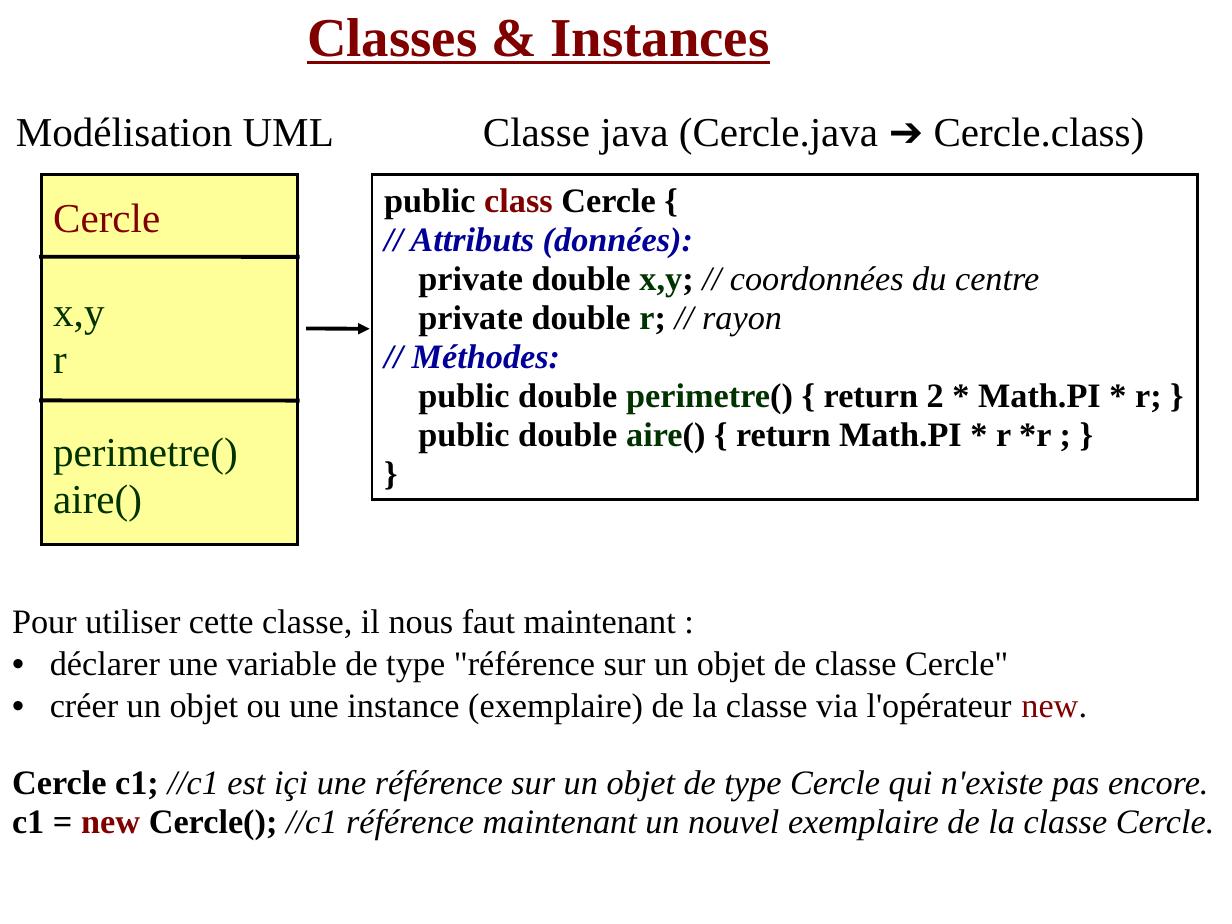
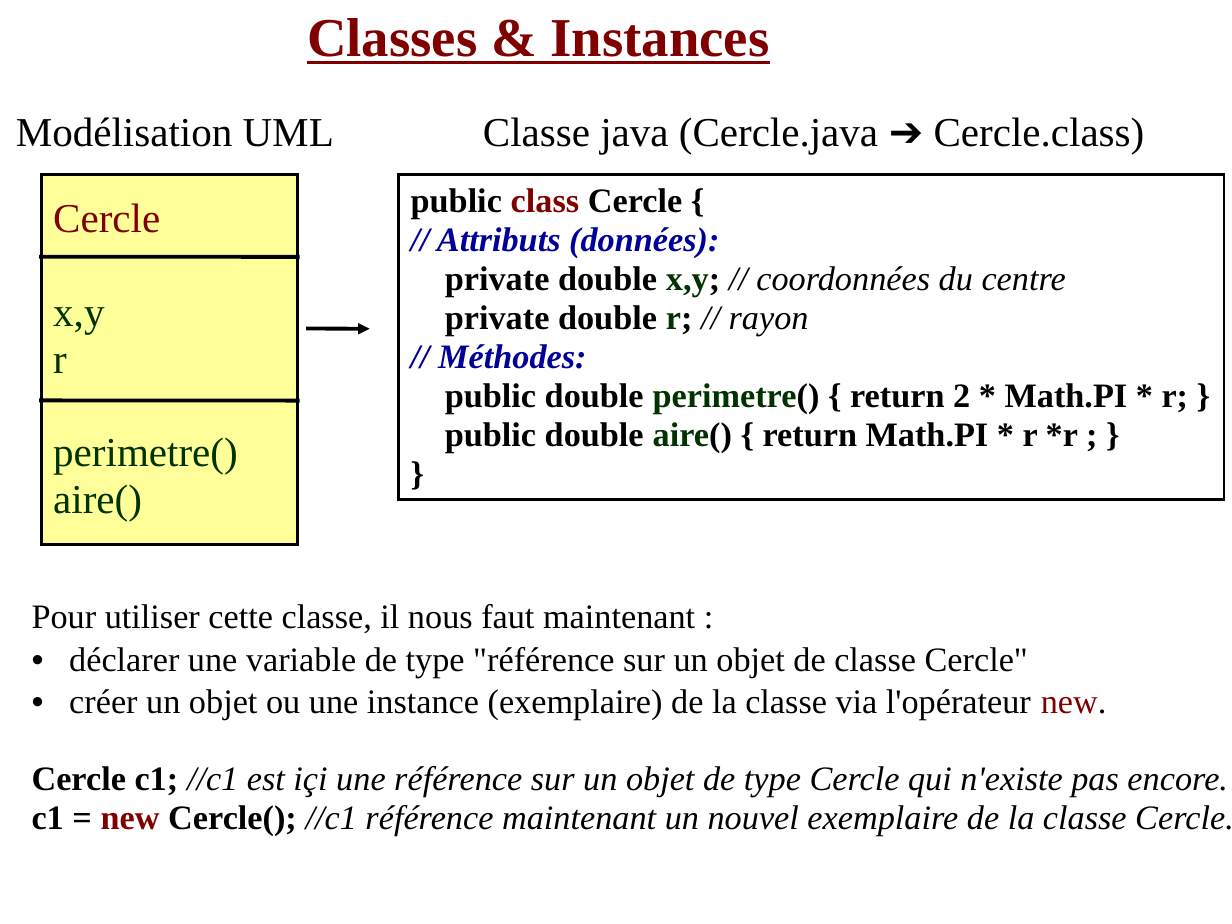
Before and after one commit to didier-tp/ob100dec2020, a slide deck: slide 18 of doc/concepts_objets_j1.ppt. Drawn at 1232x924 pixels with LibreOffice and Linux fonts; fonts in the diff are those of the drawing. Boxes give left, top, right and bottom in pixels: in the first picture for what was removed or moved away, otherwise in the second. Text is boxed around its words. In the diff, an @@ line names an element or a change of style, - is before the commit and + after.

```diff
--- a/doc/concepts_objets_j1.ppt
+++ b/doc/concepts_objets_j1.ppt
@@ rectangle "public class Cercle {": place and size @@
-rectangle "public class Cercle {" at [372,175,1198,500]
+rectangle "public class Cercle {" at [398,175,1223,500]
@@ text "Pour utiliser cette classe, il ...": place and size @@
-text "Pour utiliser cette classe, il ..." at [12,609,1215,840]
+text "Pour utiliser cette classe, il ..." at [32,604,1232,836]
```
Also in this commit, not shown: 4 other slides changed, 12 other files.
